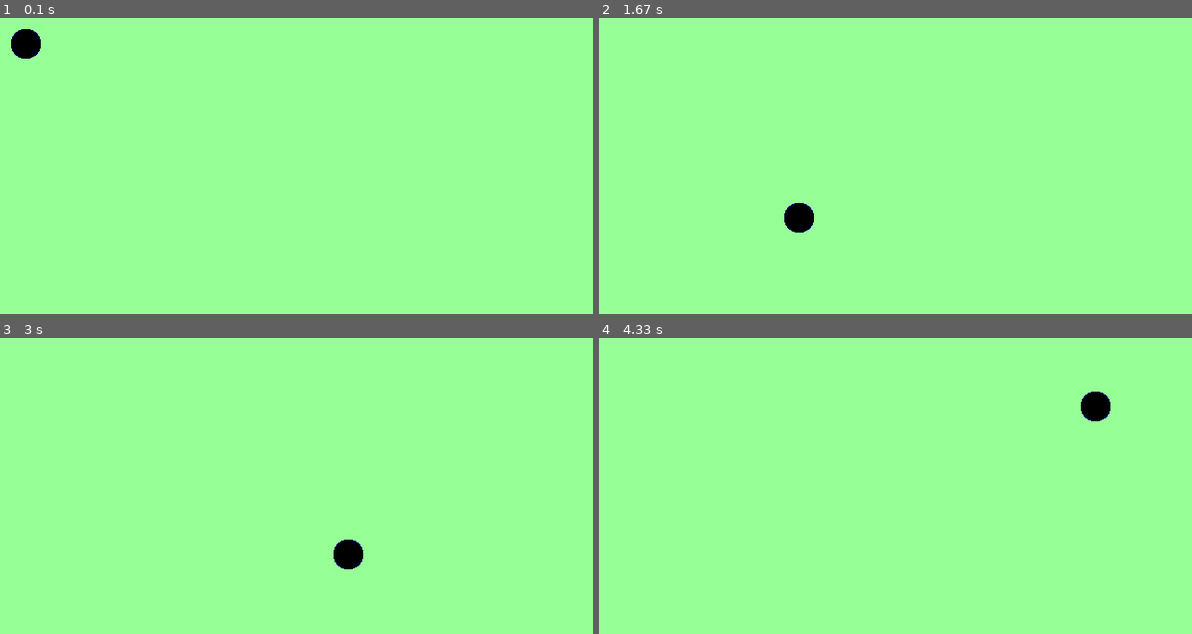
Above: before the commit, frames 1-4 (two rows, left to right).
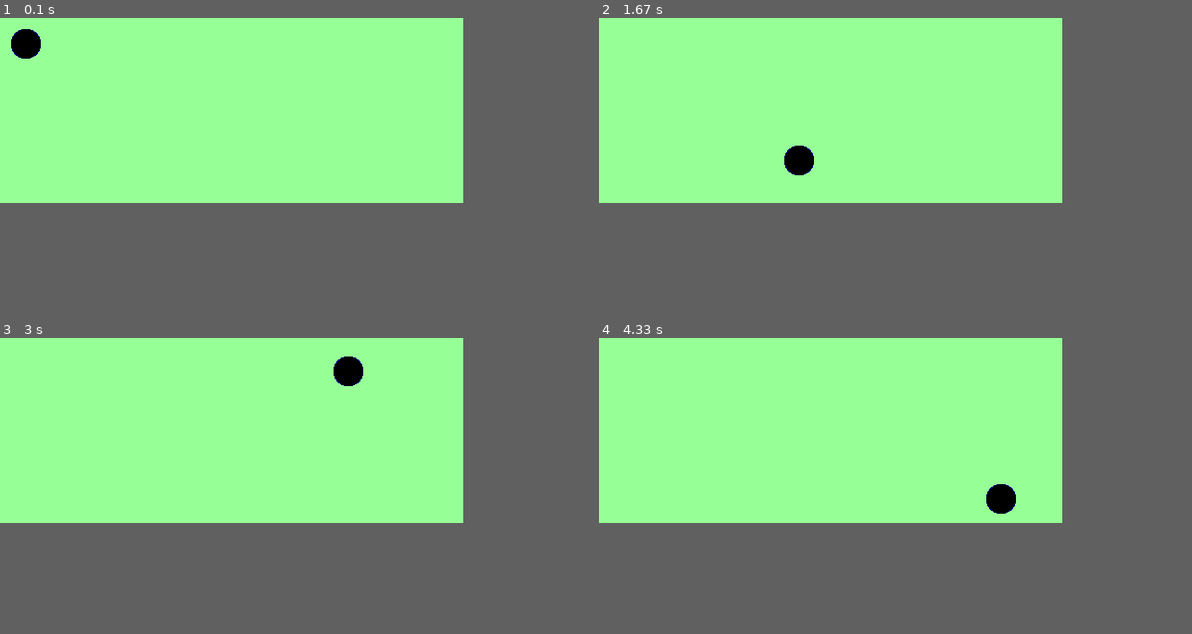
Above: after the commit, the same moments.

Repository: josh-reynolds/Python
Game: pygame game, started from pygame/tutorials/bouncing_ball.py
Two runs of this game, one before a commit and one after it. Both use one fixed random seed, a clock stepped at 60 frames per second and the inputs below.
Inputs:
- Up to frame 1 (0.1 s): no input
- Up to frame 2 (1.67 s): no input
- Up to frame 3 (3 s): no input
- Up to frame 4 (4.33 s): no input
In our replay, the window is 640x320 before the commit and 500x200 after it. These sizes can differ from the game's own. Grey fills any space a smaller window leaves; there, only what the larger window draws over its background counts as a difference.

The runs differ from the first frame. In frame 1, only the window size differs. In frame 2, 0.8% of the frame differs, in the area x 31-37%, y 43-73%; in frame 3, 0.8%; in frame 4, 0.8%.

Commit message:
Factoring out common code from tutorial scripts

Diff:
--- a/pygame/tutorials/bouncing_ball.py
+++ b/pygame/tutorials/bouncing_ball.py
@@ -2,23 +2,14 @@
 
 import pygame
 from pygame.locals import *
-
-LT_GRN  = (150, 255, 150)
-
-background = LT_GRN
-size = 640, 320
-width, height = size
-
-pygame.init()
-screen = pygame.display.set_mode(size)
-running = True
+from common import *
 
 ball = pygame.image.load("ball.gif")
 rect = ball.get_rect()
 speed = [1, 1]
-
 clock = pygame.time.Clock()
 
+running = True
 while running:
     for event in pygame.event.get():
         if event.type == QUIT:
@@ -30,7 +21,7 @@
     if rect.top < 0 or rect.bottom > height:
         speed[1] = -speed[1]
 
-    screen.fill(background)
+    screen.fill(LT_GRN)
     screen.blit(ball, rect)
     pygame.display.update()
     clock.tick(120)
--- /dev/null
+++ b/pygame/tutorials/common.py
@@ -0,0 +1,24 @@
+import pygame
+
+RED     = (255,   0,   0)
+GREEN   = (  0, 255,   0)
+LT_GRN  = (150, 255, 150)
+BLUE    = (  0,   0, 255)
+CYAN    = (  0, 255, 255)
+MAGENTA = (255,   0, 255)
+YELLOW  = (255, 255,   0)
+WHITE   = (255, 255, 255)
+GREY    = (150, 150, 150)
+BLACK   = (  0,   0,   0)
+
+SIZE   = (500, 200)
+
+width, height = SIZE
+
+def draw_text(text, pos):
+    img = font.render(text, True, BLACK)
+    screen.blit(img, pos)
+
+pygame.init()
+screen = pygame.display.set_mode(SIZE)
+font = pygame.font.Font(None, 24)
--- a/pygame/tutorials/primitives_1.py
+++ b/pygame/tutorials/primitives_1.py
@@ -2,25 +2,14 @@
 
 import pygame
 from pygame.locals import *
-
-RED    = (255,   0,   0)
-GREEN  = (  0, 255,   0)
-GREY   = (128, 128, 128)
-BLUE   = (  0,   0, 255)
-
-background = GREY
-size = 640, 320
-width, height = size
-
-pygame.init()
-screen = pygame.display.set_mode(size)
-running = True
+from common import *
 
 start = (0,0)
 size = (0,0)
 drawing = False
 rect_list = []
 
+running = True
 while running:
     for event in pygame.event.get():
         if event.type == QUIT:
@@ -39,7 +28,7 @@
             end = event.pos
             size = end[0] - start[0], end[1] - start[1]
 
-    screen.fill(background)
+    screen.fill(GREY)
 
     for rect in rect_list:
         pygame.draw.rect(screen, RED, rect, 2)
--- a/pygame/tutorials/primitives_2.py
+++ b/pygame/tutorials/primitives_2.py
@@ -2,23 +2,12 @@
 
 import pygame
 from pygame.locals import *
-
-RED    = (255,   0,   0)
-GREEN  = (  0, 255,   0)
-GREY   = (128, 128, 128)
-BLUE   = (  0,   0, 255)
-
-background = GREY
-size = 640, 320
-width, height = size
-
-pygame.init()
-screen = pygame.display.set_mode(size)
-running = True
+from common import *
 
 drawing = False
 points = []
 
+running = True
 while running:
     for event in pygame.event.get():
         if event.type == QUIT:
@@ -35,7 +24,7 @@
                 if len(points) > 0:
                     points.pop()
 
-    screen.fill(background)
+    screen.fill(GREY)
 
     if len(points) > 1:
         rect = pygame.draw.lines(screen, RED, True, points, 3)
--- a/pygame/tutorials/rect_1.py
+++ b/pygame/tutorials/rect_1.py
@@ -2,15 +2,7 @@
 
 import pygame
 from pygame.locals import *
-
-RED    = (255,   0,   0)
-GREEN  = (  0, 255,   0)
-GREY   = (150, 150, 150)
-BLACK  = (  0,   0,   0)
-SIZE   = (500, 200)
-
-pygame.init()
-screen = pygame.display.set_mode(SIZE)
+from common import *
 
 rect = Rect(50, 60, 200, 80)
 print(f'x={rect.x}, y={rect.y}, w={rect.w}, h={rect.h}')
@@ -19,12 +11,6 @@
 
 pts = ('topleft', 'topright', 'bottomleft', 'bottomright',
        'midleft', 'midright', 'midtop', 'midbottom', 'center')
-
-font = pygame.font.Font(None, 24)
-
-def draw_text(text, pos):
-    img = font.render(text, True, BLACK)
-    screen.blit(img, pos)
 
 running = True
 while running:
--- a/pygame/tutorials/rect_2.py
+++ b/pygame/tutorials/rect_2.py
@@ -2,20 +2,9 @@
 
 import pygame
 from pygame.locals import *
+from common import *
 
-RED    = (255,   0,   0)
-GREEN  = (  0, 255,   0)
-BLUE   = (  0,   0, 255)
-GREY   = (150, 150, 150)
-BLACK  = (  0,   0,   0)
-SIZE   = (500, 200)
-
-width, height = SIZE
 dirs = {K_LEFT: (-5, 0), K_RIGHT: (5, 0), K_UP: (0, -5), K_DOWN: (0, 5)}
-
-pygame.init()
-screen = pygame.display.set_mode(SIZE)
-
 rect0 = Rect(50, 60, 200, 80)
 rect = rect0.copy()
 
Not shown, added: .gitignore
